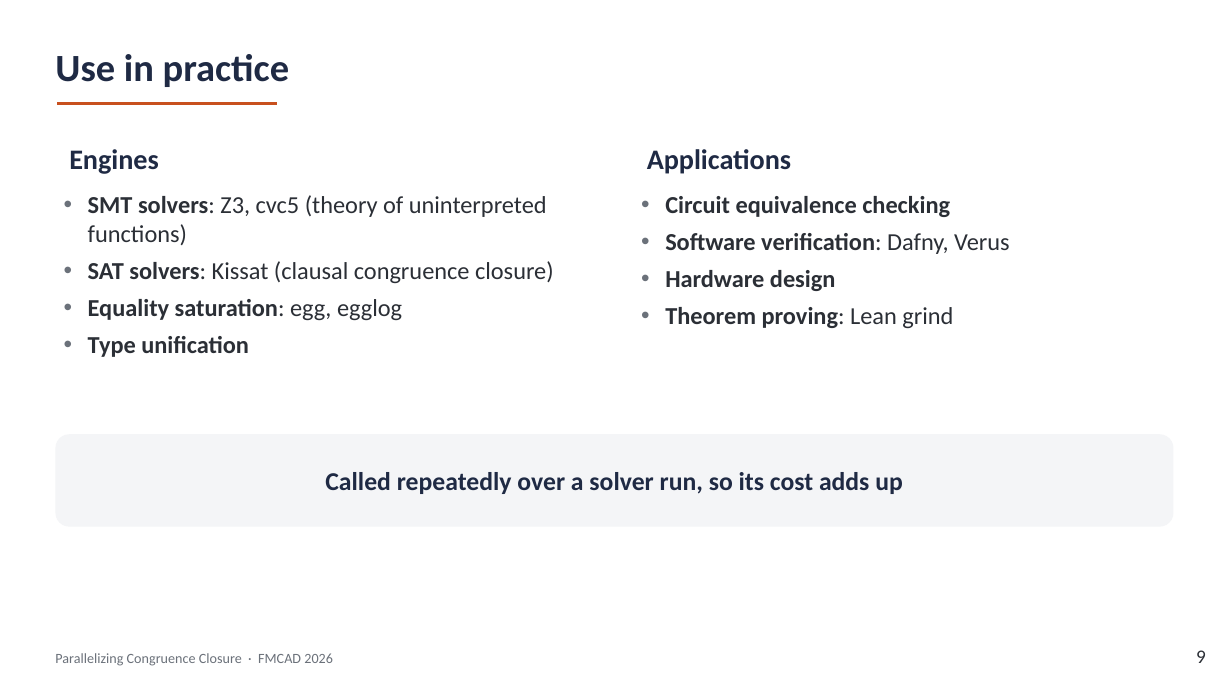
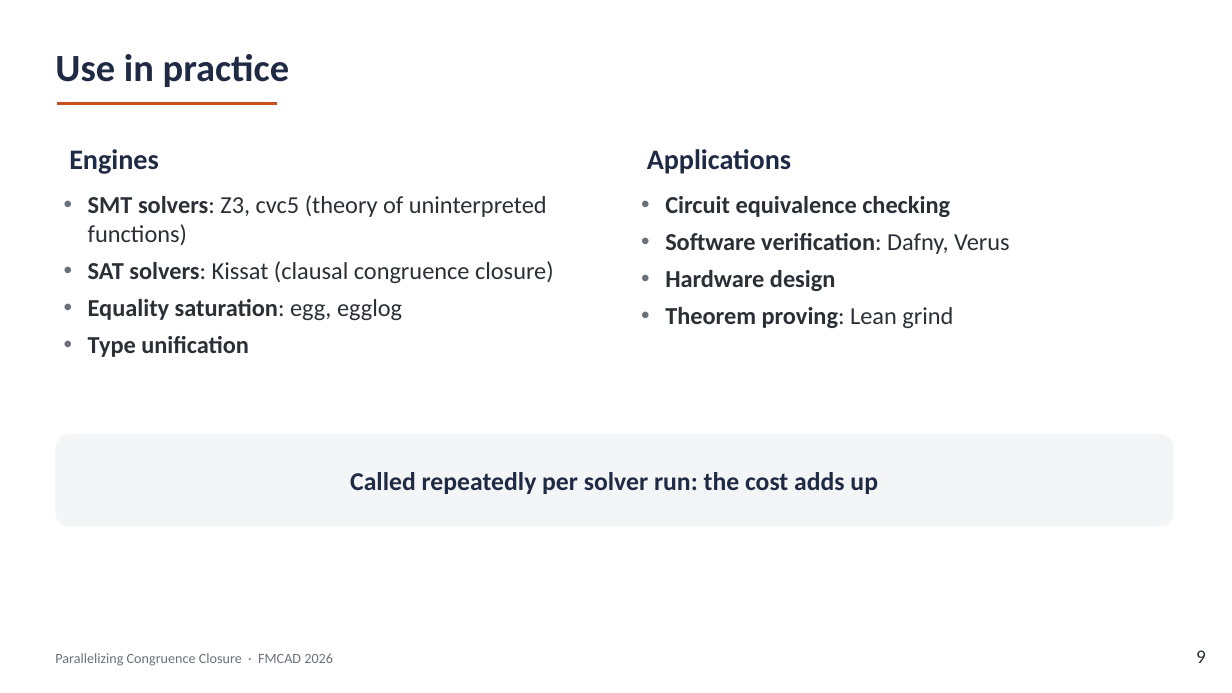
Before and after one commit to amarshah1/parallelcc-paper, a slide deck: slide 9 of slides/parallelcc-part1.pptx. Drawn at 1232x693 pixels with LibreOffice and Linux fonts; fonts in the diff are those of the drawing. Boxes give left, top, right and bottom in pixels: in the first picture for what was removed or moved away, otherwise in the second. Text is boxed around its words. In the diff, an @@ line names an element or a change of style, - is before the commit and + after.

```diff
--- a/slides/parallelcc-part1.pptx
+++ b/slides/parallelcc-part1.pptx
@@ text in rounded rectangle at [350,472,878,494]: text changed @@
-Called repeatedly over a solver run, so its cost adds up
+Called repeatedly per solver run: the cost adds up
```
Also in this commit, not shown: 8 other slides changed, 1 other file.
